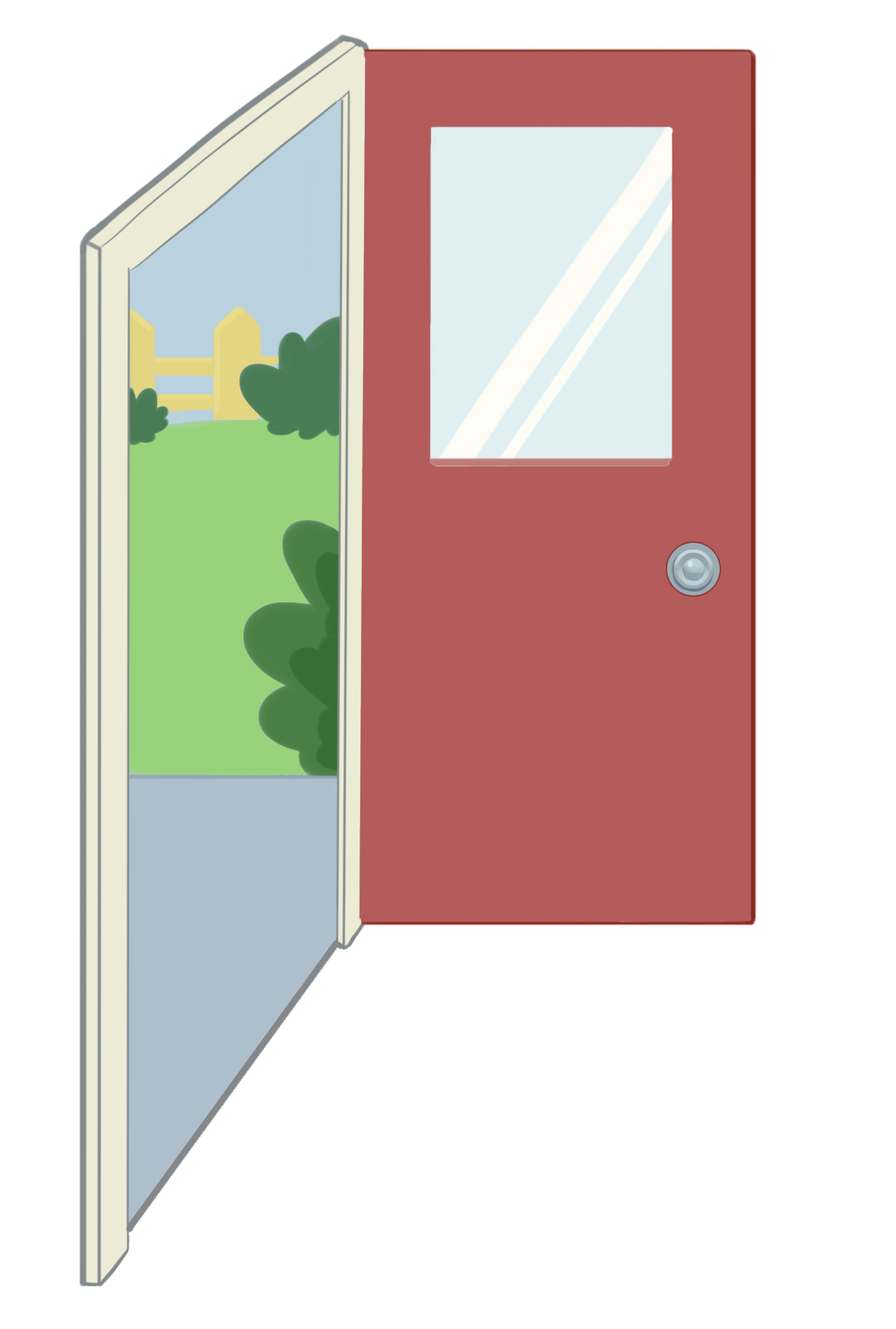
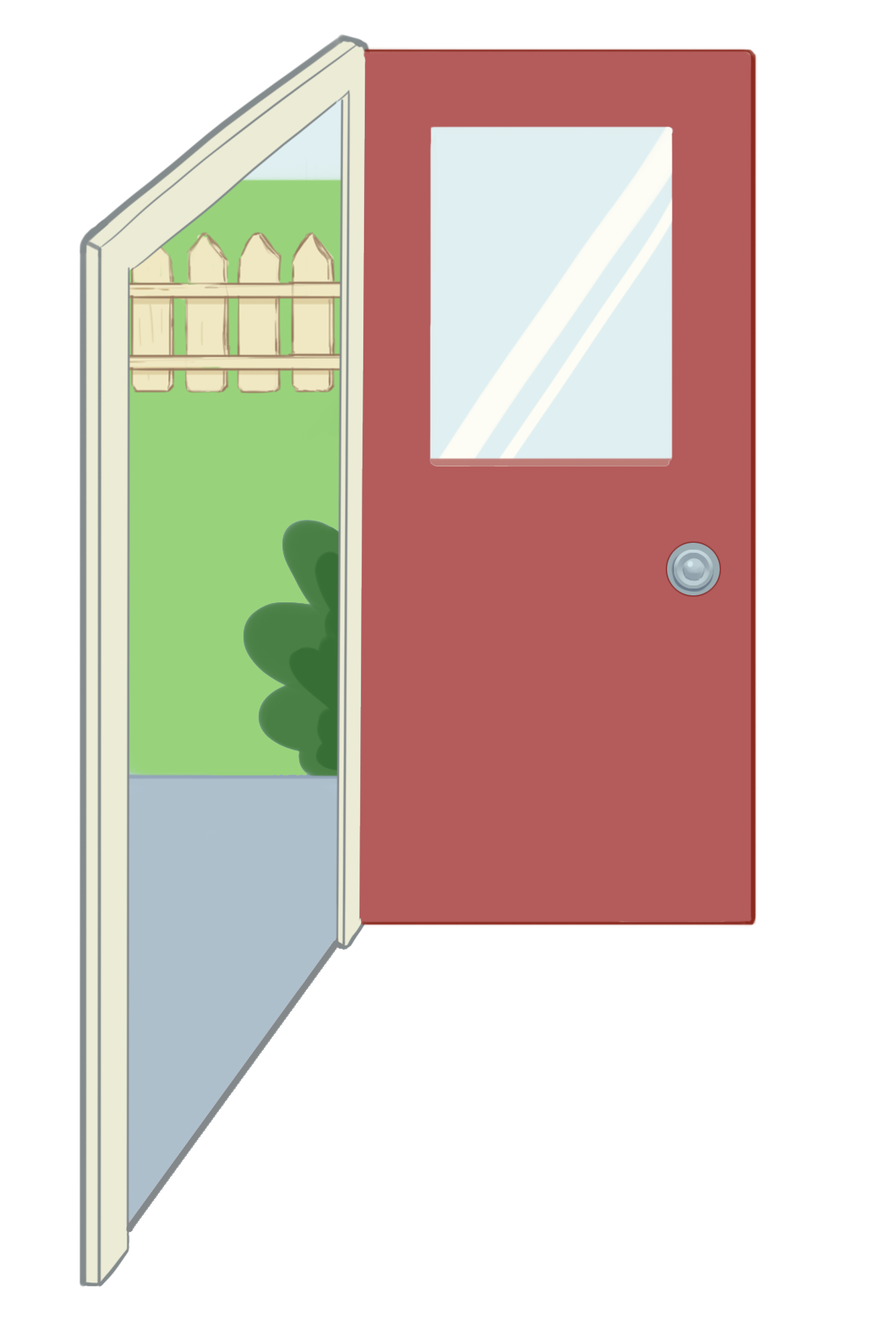
Revision of a layered 896 x 1329 image; what changed, layer by layer:
added layer "Group 1" in group "Group 5" over <box>127,230,342,397</box>
painted on "Layer 20" over <box>127,98,343,478</box>
